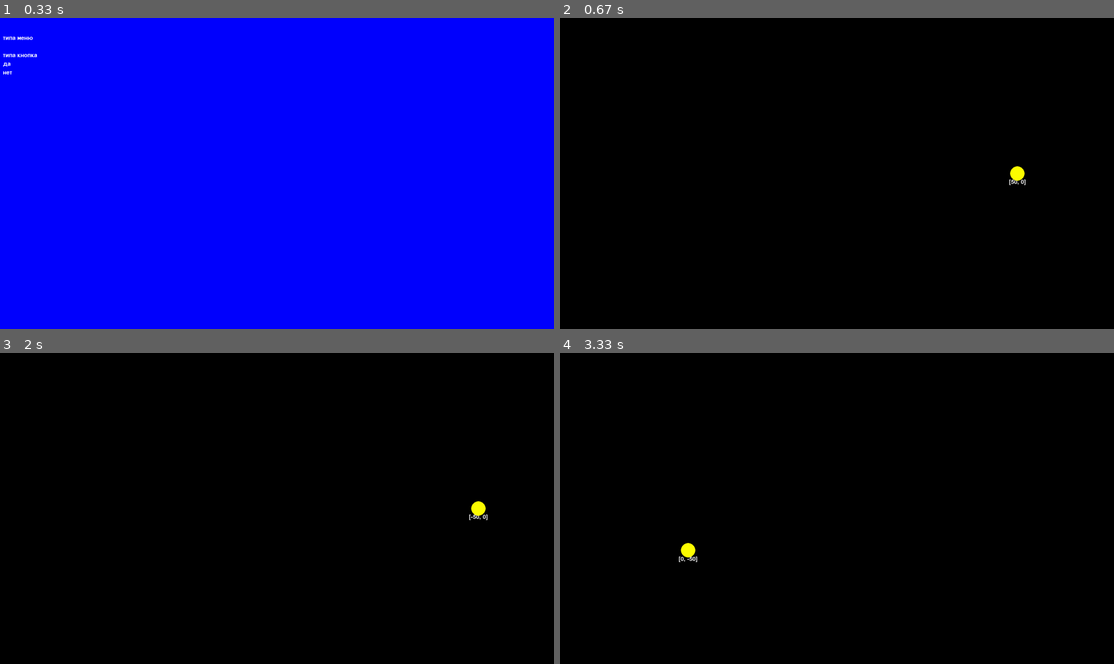
Above: before the commit, frames 1-4 (two rows, left to right).
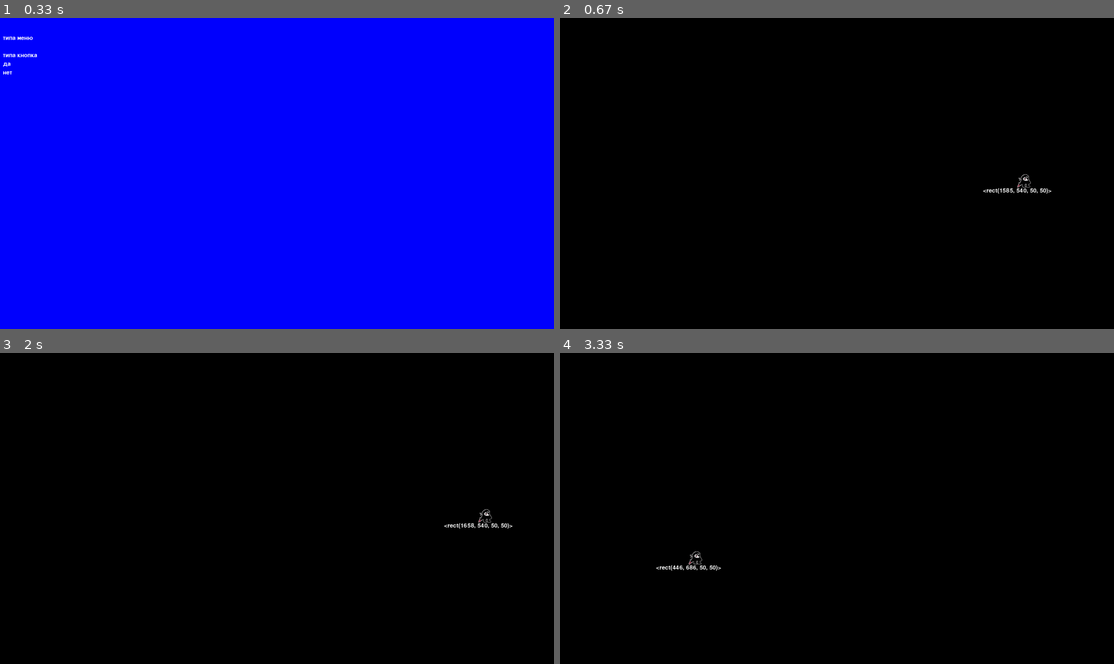
Above: after the commit, the same moments.

Repository: myatnyi/pygame-project
Game: pygame game, started from main.py
Two runs of this game, one before a commit and one after it. Both use one fixed random seed, a clock stepped at 60 frames per second and the inputs below.
Inputs:
- Up to frame 1 (0.33 s): no input
- Up to frame 2 (0.67 s): hold Right from 0.33 s (still down)
- Up to frame 3 (2 s): release Right at 0.8 s; hold Left from 1.67 s (still down)
- Up to frame 4 (3.33 s): release Left at 2.2 s; hold Down 2.23-2.53 s; hold Up from 3 s (still down)

Frame 1 is identical in both runs. In frame 2, 0.3% of the frame differs, in the area x 76-89%, y 47-57%; in frame 3, 0.3%; in frame 4, 0.3%, in the area x 17-30%, y 61-71%.

Commit message:
перенес все в классы добавил обработку спрайтов с заделом под анимации структура еще сырая могут вознкать непредвиденные приколы класс movementobject и его те кто от него наследуются будут переделываться под машину состояний как я еще не придумал

Diff:
--- a/main.py
+++ b/main.py
@@ -1,5 +1,6 @@
 import pygame
 import sys
+import os
 import math
 
 FPS = 50
@@ -8,11 +9,76 @@
 size = WIDTH, HEIGHT = 1920, 1080
 screen = pygame.display.set_mode(size)
 clock = pygame.time.Clock()
-MAX_SPEED = 50
-ACCELERATION = 5
-FRICTION = 0.9
 
 DEBUG = True
+
+
+class Entity(pygame.sprite.Sprite):
+    def __init__(self, img_name, columns, rows, x, y, all_sprites):
+        super().__init__(all_sprites)
+        self.frames = []
+        self.img = self.load_image(img_name)
+        self.cut_sheet(self.img, columns, rows)
+        self.cur_frame = 0
+        self.image = self.frames[self.cur_frame]
+        self.rect = self.rect.move(x, y)
+
+    def load_image(self, name):
+        fullname = os.path.join('data', name)
+        if not os.path.isfile(fullname):
+            fullname = os.path.join('data', 'notexture.png')
+        image = pygame.image.load(fullname)
+        return image
+
+    def cut_sheet(self, img_name, columns, rows):
+        self.rect = pygame.Rect(0, 0, img_name.get_width() // columns,
+                                img_name.get_height() // rows)
+        for j in range(rows):
+            for i in range(columns):
+                frame_location = (self.rect.w * i, self.rect.h * j)
+                self.frames.append(img_name.subsurface(pygame.Rect(
+                    frame_location, self.rect.size)))
+
+    def update(self):
+        self.cur_frame = (self.cur_frame + 1) % len(self.frames)
+        self.image = self.frames[self.cur_frame]
+
+
+class MovementObject(Entity):
+    def __init__(self, img_name, columns, rows, x, y, all_sprites):
+        super().__init__(img_name, columns, rows, x, y, all_sprites)
+        self.MAX_SPEED = 50
+        self.ACCELERATION = 5
+        self.FRICTION = 0.9
+        self.direction = pygame.math.Vector2(0, 0)
+        self.velocity = pygame.math.Vector2(0, 0)
+
+    def update(self):
+        super().update()
+        if self.direction.length() != 0:
+            direction = self.direction.normalize()
+            self.velocity += self.ACCELERATION * direction
+            if self.velocity.length() >= self.MAX_SPEED:
+                self.velocity.scale_to_length(self.MAX_SPEED)
+        elif self.velocity.length() != 0:
+            self.velocity.scale_to_length(math.trunc(self.velocity.length() * self.FRICTION))
+        self.rect.x += self.velocity.x
+        self.rect.y += self.velocity.y
+
+
+class Player(MovementObject):
+    def __init__(self, img_name, columns, rows, x, y, all_sprites):
+        super().__init__(img_name, columns, rows, x, y, all_sprites)
+
+    def update(self):
+        key = pygame.key.get_pressed()
+        up = key[pygame.K_w] or key[pygame.K_UP]
+        down = key[pygame.K_s] or key[pygame.K_DOWN]
+        left = key[pygame.K_a] or key[pygame.K_LEFT]
+        right = key[pygame.K_d] or key[pygame.K_RIGHT]
+        self.direction = pygame.Vector2(right - left, down - up)
+        super().update()
+
 
 def terminate():
     pygame.quit()
@@ -49,39 +115,24 @@
 
 
 def game():
+    all_sprites = pygame.sprite.Group()
     font = pygame.font.Font(None, 30)
-    pos = [WIDTH // 2, HEIGHT // 2]
-    velocity = pygame.math.Vector2(0, 0)
+    player = Player('chr.png', 1, 1, WIDTH // 2, HEIGHT // 2, all_sprites)
     while True:
         for event in pygame.event.get():
             if event.type == pygame.QUIT or event.type == pygame.KEYDOWN and event.key == pygame.K_ESCAPE:
                 terminate()
-        key = pygame.key.get_pressed()
-        up = key[pygame.K_w] or key[pygame.K_UP]
-        down = key[pygame.K_s] or key[pygame.K_DOWN]
-        left = key[pygame.K_a] or key[pygame.K_LEFT]
-        right = key[pygame.K_d] or key[pygame.K_RIGHT]
-        direction = pygame.math.Vector2(right - left, down - up)
-        if direction.length() != 0:
-            direction = direction.normalize()
-            velocity += ACCELERATION * direction
-            if velocity.length() >= MAX_SPEED:
-                velocity.scale_to_length(MAX_SPEED)
-        elif velocity.length() != 0:
-            velocity.scale_to_length(math.trunc(velocity.length() * FRICTION))
-
-        pos[0] += velocity[0]
-        pos[1] += velocity[1]
         screen.fill('black')
 
+        all_sprites.update()
+
         if DEBUG:
-            string_rendered = font.render(str(velocity), True, 'white')
+            string_rendered = font.render(str(player.rect), True, 'white')
             intro_rect = string_rendered.get_rect()
-            intro_rect.top = pos[1] + 20
-            intro_rect.x = pos[0] - intro_rect.width // 2
+            intro_rect.top = player.rect.y + 50
+            intro_rect.x = player.rect.x - intro_rect.width // 2
             screen.blit(string_rendered, intro_rect)
-
-        pygame.draw.circle(screen, 'yellow', pos, 25)
+        all_sprites.draw(screen)
         pygame.display.flip()
         clock.tick(FPS)
 
Binary file added: data/chr.png
Binary file added: data/notexture.png
